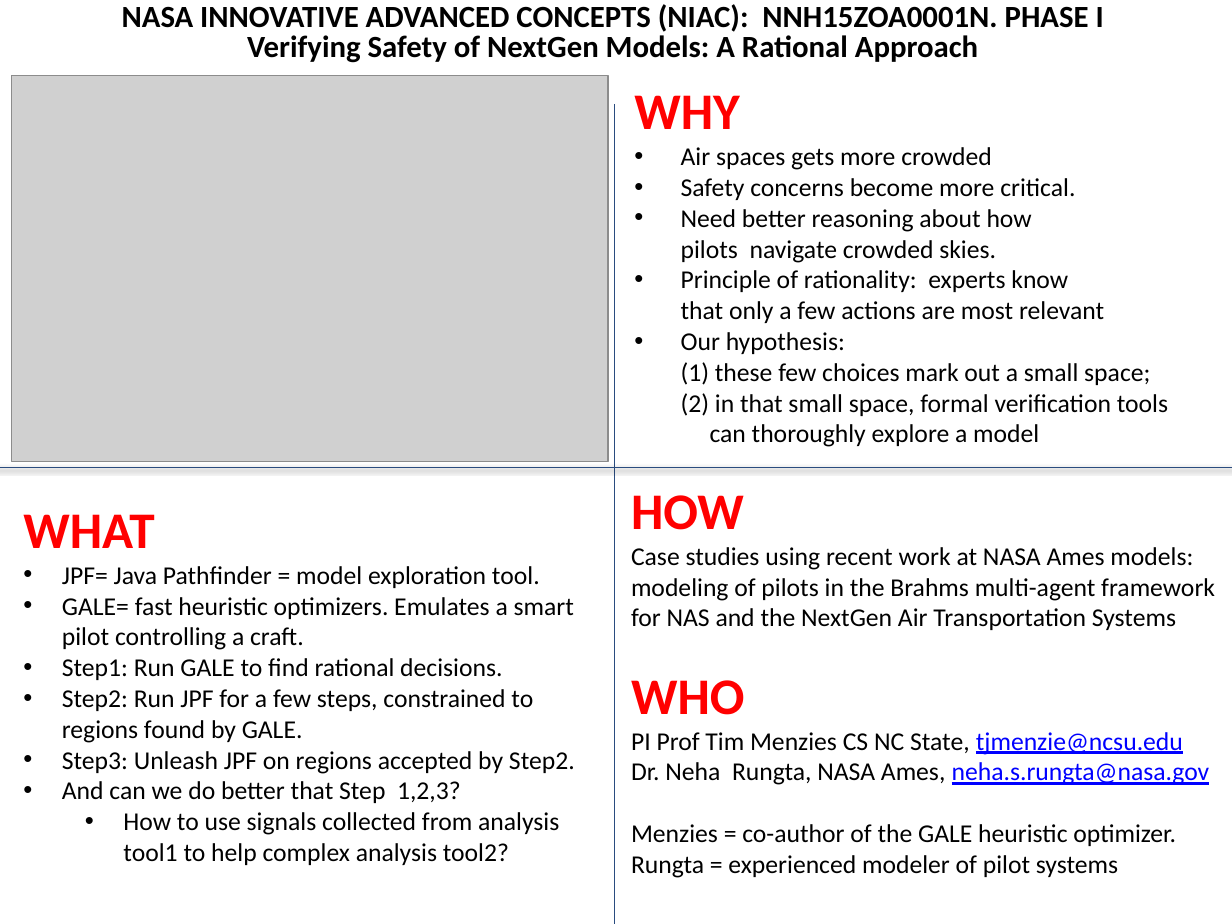
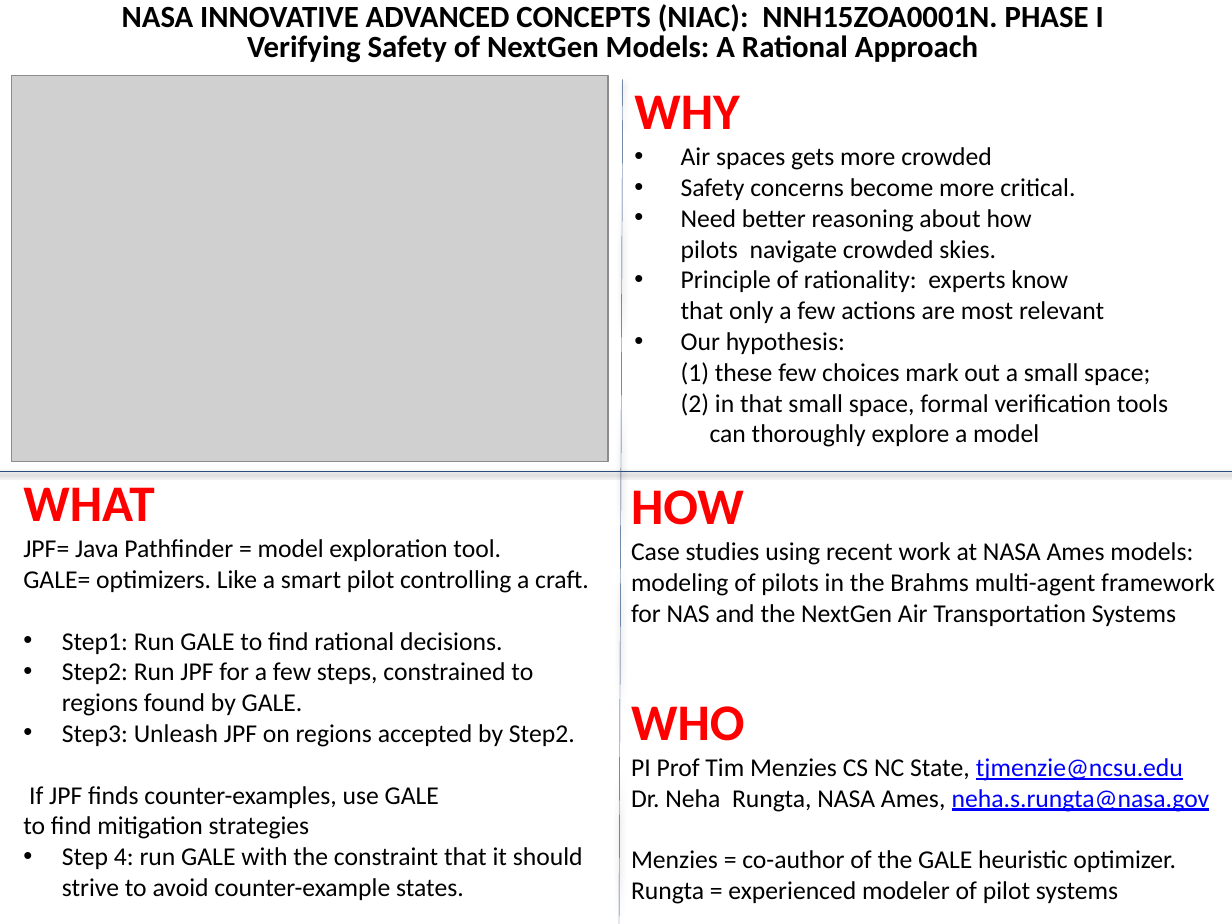
Before and after one commit to ai-se/amesModels, a slide deck: slide 1 of quad.pptx. Drawn at 1232x924 pixels with LibreOffice and Linux fonts; fonts in the diff are those of the drawing; grey boxes stand for pictures. Boxes give left, top, right and bottom in pixels: in the first picture for what was removed or moved away, otherwise in the second. Text is boxed around its words. In the diff, an @@ line names an element or a change of style, - is before the commit and + after.

```diff
--- a/quad.pptx
+++ b/quad.pptx
@@ line moved from (614, 103) - (614, 924) to (622, 80) - (618, 924) @@
@@ line moved from (0, 467) - (1232, 467) to (0, 472) - (1232, 472) @@
@@ text "WHAT" moved from (x1=23, y1=514, x2=575, y2=865) to (x1=23, y1=487, x2=589, y2=900) @@
@@ text at (x1=23, y1=539, x2=501, y2=561): bullet • to none @@
@@ text at (x1=631, y1=542, x2=1215, y2=741): text changed @@
-Case studies using recent work at NASA Ames models: modeling of pilots in the Brahms multi-agent framework for NAS and the NextGen Air Transportation Systems
-WHO
+Case studies using recent work at NASA Ames models: modeling of pilots in the Brahms multi-agent framework for NAS and the NextGen Air Transportation Systems
+WHO
@@ text at (x1=23, y1=570, x2=589, y2=593): text changed @@
-• GALE= fast heuristic optimizers. Emulates a smart pilot controlling a craft.
+GALE= optimizers. Like a smart pilot controlling a craft.
@@ text at (x1=23, y1=786, x2=583, y2=900): text changed @@
-• And can we do better that Step 1,2,3?
-  • How to use signals collected from analysis tool1 to help complex analysis tool2?
+If JPF finds counter-examples, use GALE
+to find mitigation strategies
+• Step 4: run GALE with the constraint that it should strive to avoid counter-example states.
```
Also in this commit, not shown: 1 other file.
